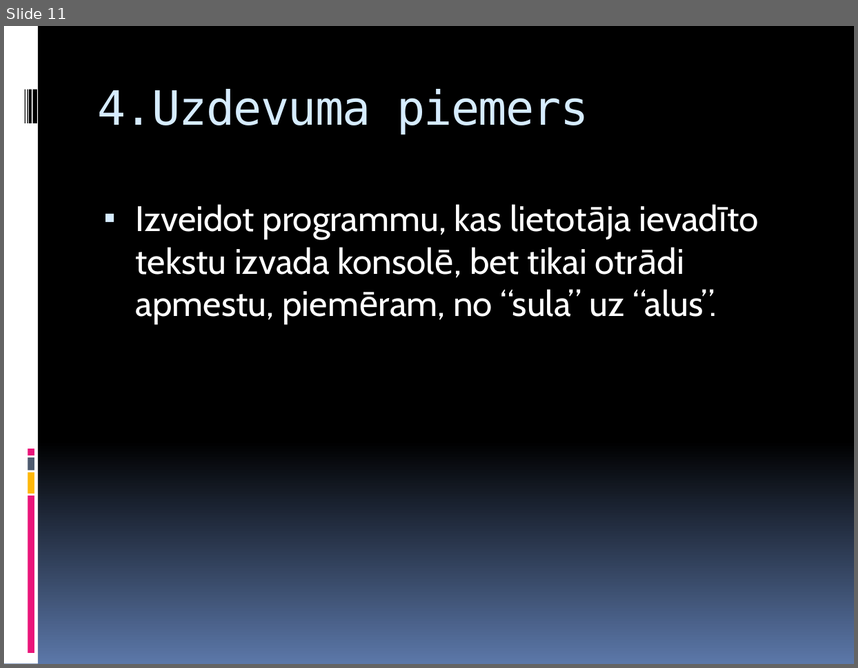
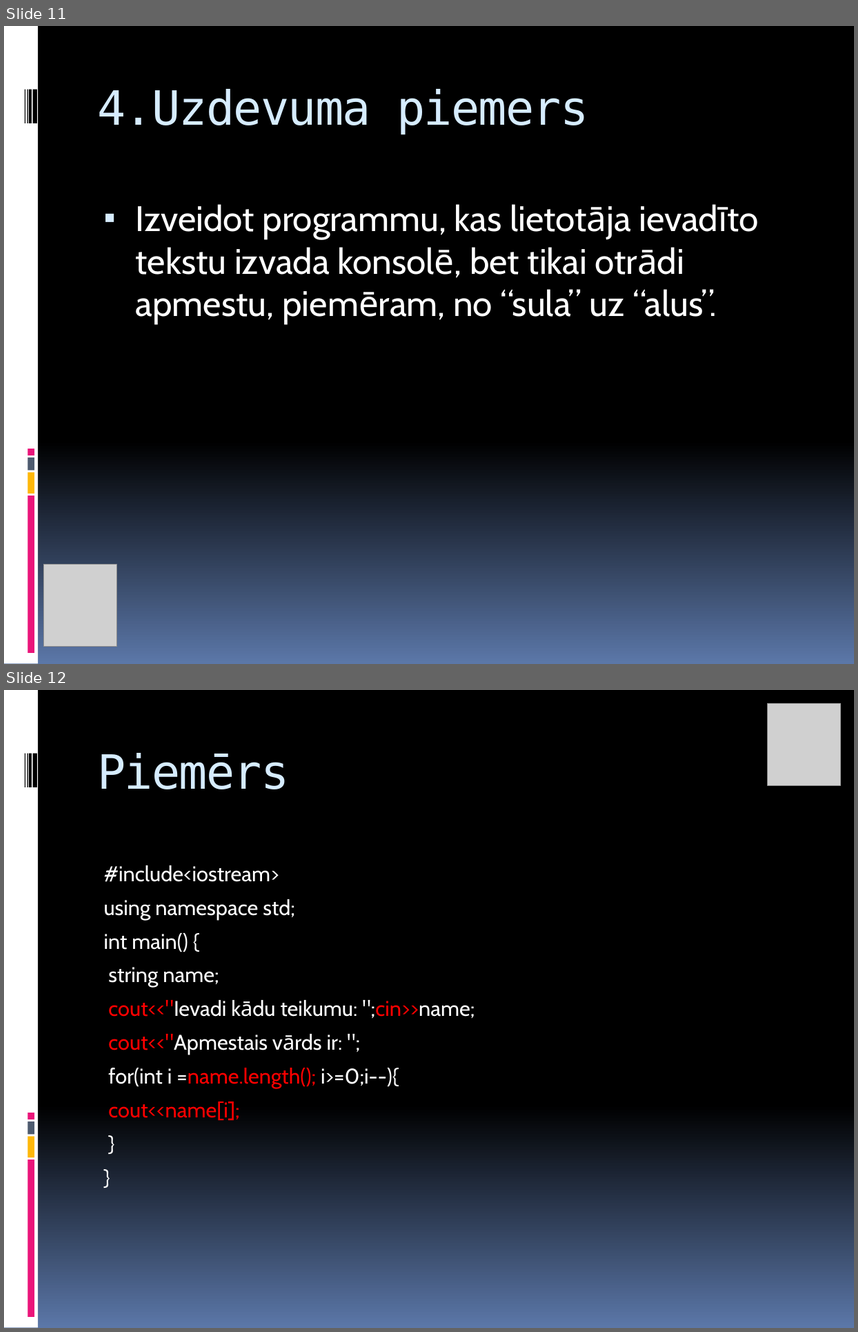
Before and after one commit to pulkitisRenars/eksamensLVT, a slide deck: Teksta datnes informatīvais materiāls.pptx. Shown one above the other, each under a label of ours: slide 11 before the commit, slides 11 and 12 after it. The pictures are 858x668 and 858x1332 pixels, drawn with LibreOffice and Linux fonts; fonts in the diff are those of the drawing; grey boxes stand for pictures. Boxes give left, top, right and bottom in pixels: in the first picture for what was removed or moved away, otherwise in the second. Text is boxed around its words. In the diff, an @@ line names an element or a change of style, - is before the commit and + after.

```diff
--- a/Teksta datnes informatīvais materiāls.pptx
+++ b/Teksta datnes informatīvais materiāls.pptx
@@ slide 12 added at (4,690,854,1328), background gradient #000000 to #5B77A8; not listed: 9 template elements that a slide beside it also shows @@
@@ picture added at (767,704,840,786) @@
@@ title added at (97,753,289,789), 40 pt, text #D6ECFF @@
+Piemērs
@@ text added at (104,865,475,1120), 18 pt, text #FFFFFF @@
+#include<iostream>
+using namespace std;
+int main() {
+string name;
+cout<<"Ievadi kādu teikumu: ";cin>>name;
+cout<<"Apmestais vārds ir: ";
+for(int i =name.length(); i>=0;i--){
+cout<<name[i];
+}
+}
@@ slide 11 changed as well @@
@@ picture added at (44,564,117,646) @@
```
Also in this commit, not shown: 9 other slides changed, 4 other slides added, 5 slides removed, 1 other file.
